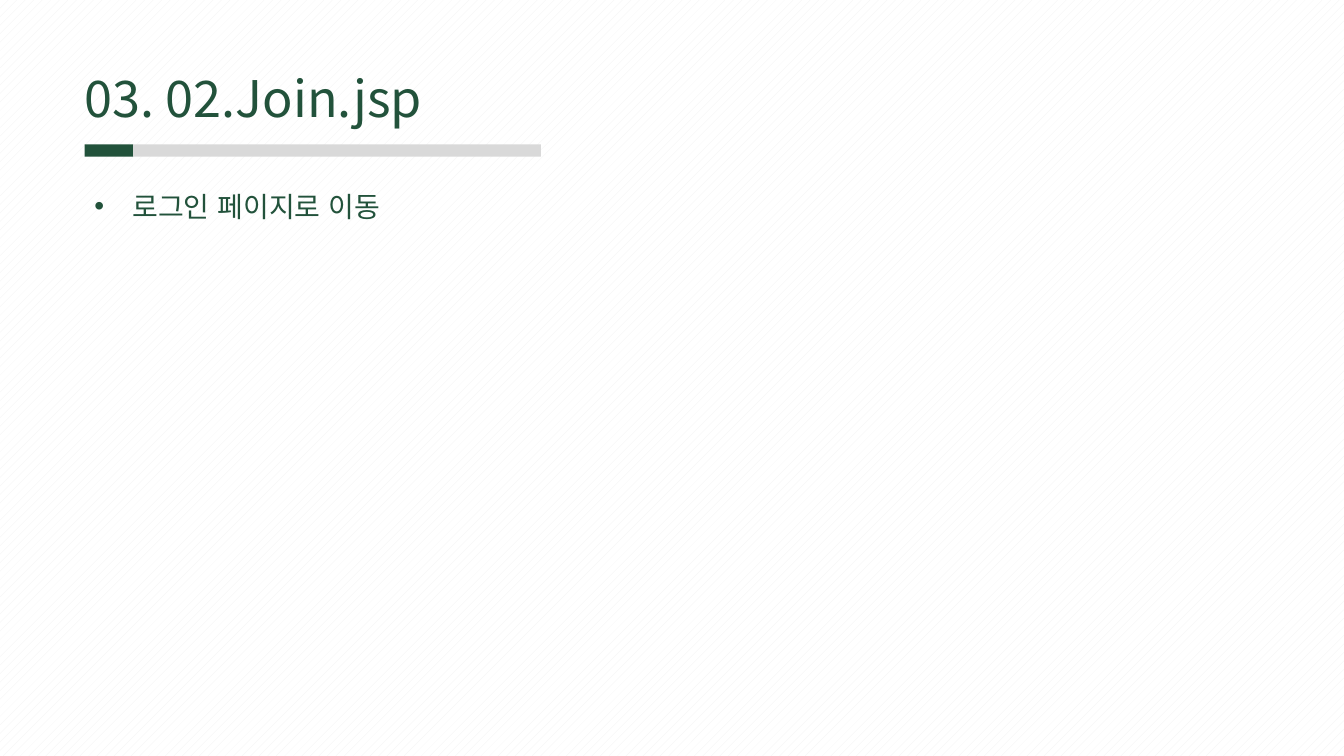
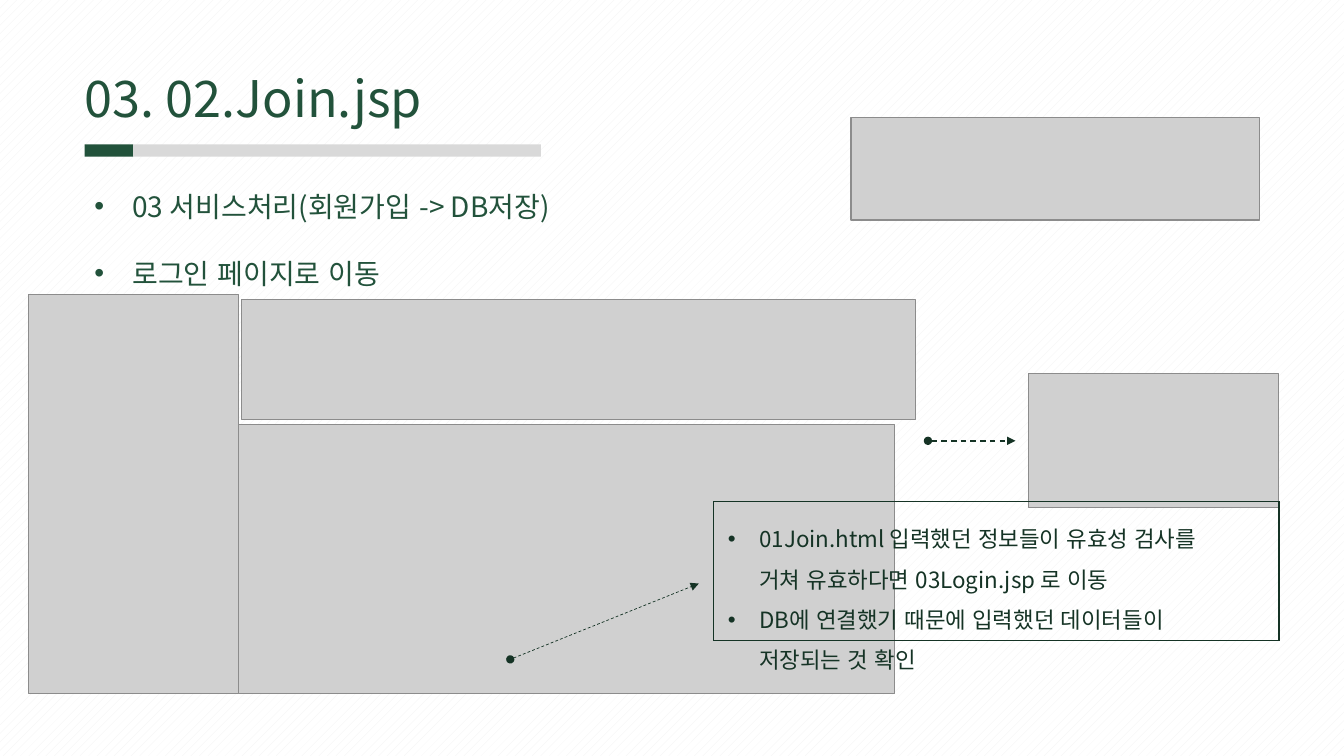
Before and after one commit to rombird/LEELEELIM, a slide deck: slide 14 of 서버프로그램 구현.pptx (slide 13 before the commit). Drawn at 1344x756 pixels with LibreOffice and Linux fonts; fonts in the diff are those of the drawing; grey boxes stand for pictures. Boxes give left, top, right and bottom in pixels: in the first picture for what was removed or moved away, otherwise in the second. Text is boxed around its words. In the diff, an @@ line names an element or a change of style, - is before the commit and + after.

```diff
--- a/서버프로그램 구현.pptx
+++ b/서버프로그램 구현.pptx
@@ picture added at [851, 118, 1259, 220] @@
@@ text at [132, 193, 550, 223]: paragraph added @@
+• 03 서비스처리(회원가입 -> DB저장)
@@ picture added at [28, 294, 238, 695] @@
@@ picture added at [242, 299, 917, 419] @@
@@ picture added at [1028, 374, 1279, 508] @@
@@ picture added at [239, 424, 895, 694] @@
@@ double arrow added from (929, 441) to (1016, 441), #153325 1 pt dashed @@
@@ rectangle added at [714, 501, 1279, 640], outline #153325 1 pt @@
@@ text added at [759, 525, 1196, 674], 16 pt, text #153325 @@
+• 01Join.html 입력했던 정보들이 유효성 검사를 거쳐 유효하다면 03Login.jsp 로 이동
+• DB에 연결했기 때문에 입력했던 데이터들이 저장되는 것 확인
@@ double arrow added from (510, 659) to (699, 584), #153325 0.5 pt dashed @@
```
Also in this commit, not shown: 12 other slides changed, 2 slides added.
